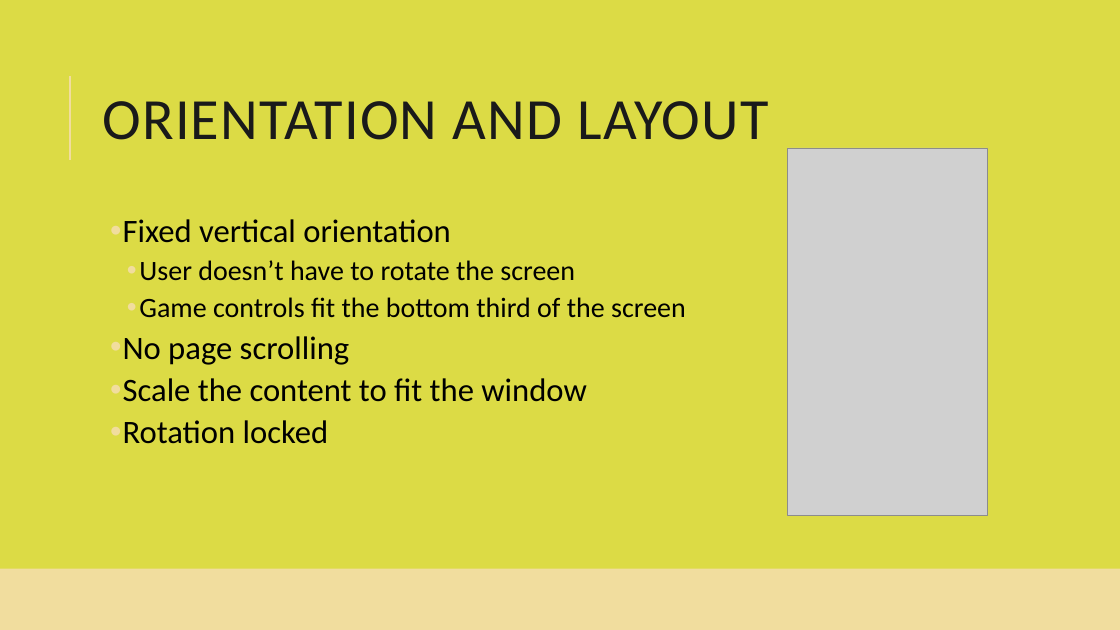
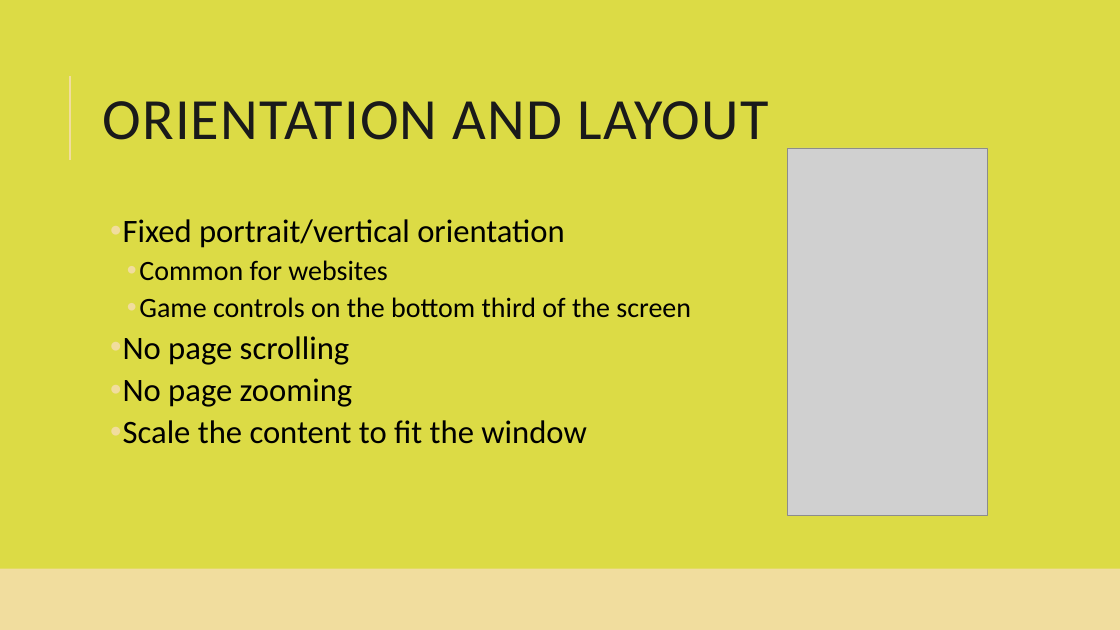
Before and after one commit to smiyaoka/forkPotatoDOC, a slide deck: slide 4 of ForkandPotatoUI.pptx. Drawn at 1120x630 pixels with LibreOffice and Linux fonts; fonts in the diff are those of the drawing; grey boxes stand for pictures. Boxes give left, top, right and bottom in pixels: in the first picture for what was removed or moved away, otherwise in the second. Text is boxed around its words. In the diff, an @@ line names an element or a change of style, - is before the commit and + after.

Commit message:
Adjustments to Orientation/Layout and Screen Flow slides

```diff
--- a/ForkandPotatoUI.pptx
+++ b/ForkandPotatoUI.pptx
@@ text at [123, 219, 691, 318]: text changed @@
-  • Fixed vertical orientation
-    • User doesn’t have to rotate the screen
-    • Game controls fit the bottom third of the screen
+  • Fixed portrait/vertical orientation
+    • Common for websites
+    • Game controls on the bottom third of the screen
@@ text at [123, 378, 353, 407]: paragraph added @@
+  • No page zooming
@@ text at [123, 420, 329, 444]: paragraph removed @@
-  • Rotation locked
```
Also in this commit, not shown: 1 slide added, 1 slide removed.
